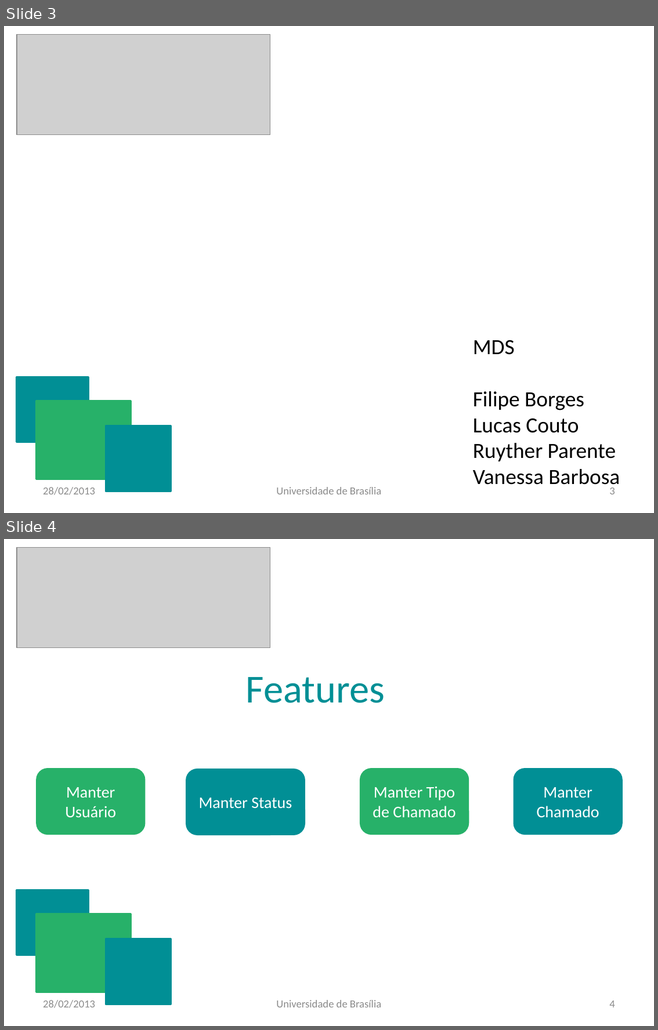
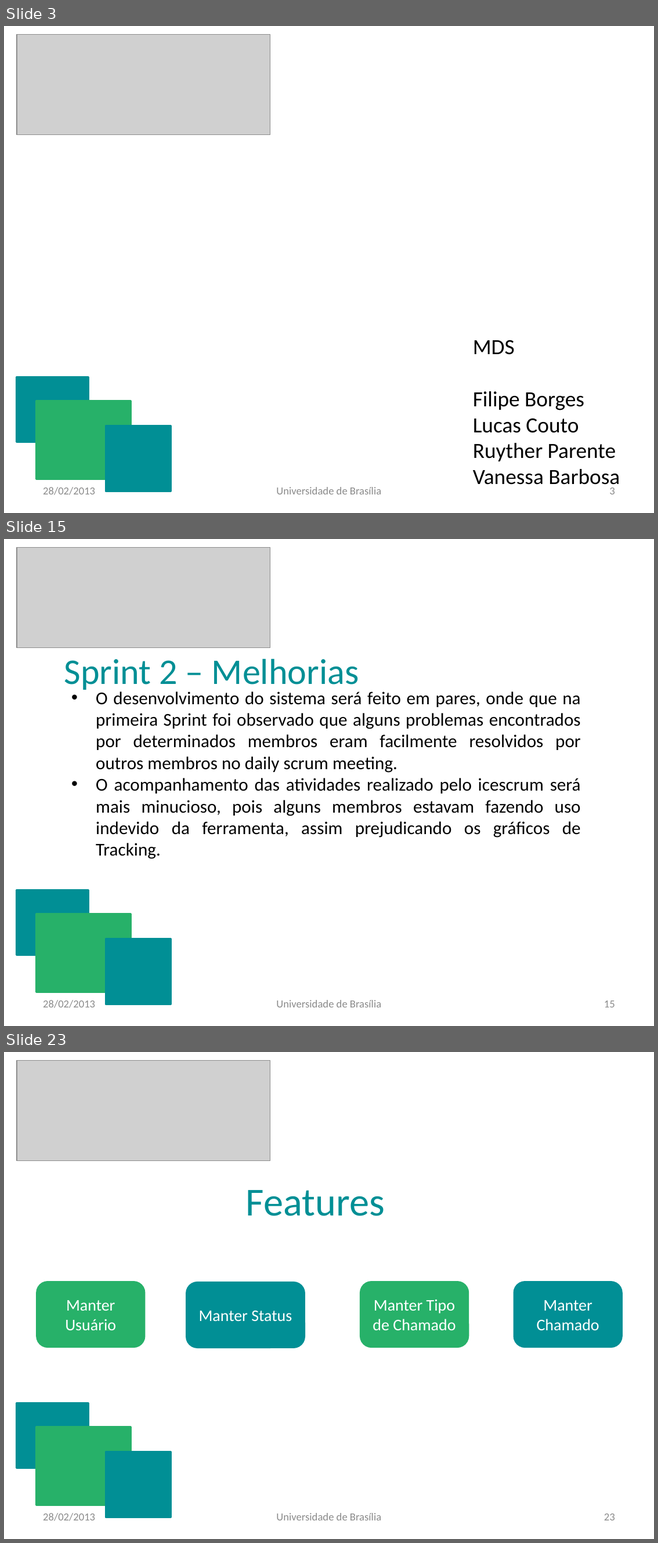
Before and after one commit to vanessabmdf/gpp_mds, a slide deck: Documentos/GPP.pptx. Shown one above the other, each under a label of ours: slides 3 and 4 before the commit, slides 3, 15 and 23 after it; the slides between them are not shown. The pictures are 658x1030 and 658x1543 pixels, drawn with LibreOffice and Linux fonts; fonts in the diff are those of the drawing; grey boxes stand for pictures. Boxes give left, top, right and bottom in pixels: in the first picture for what was removed or moved away, otherwise in the second. Text is boxed around its words. In the diff, an @@ line names an element or a change of style, - is before the commit and + after.

```diff
--- a/Documentos/GPP.pptx
+++ b/Documentos/GPP.pptx
@@ slide 15 added at bbox=[4, 539, 654, 1026], background #FFFFFF @@
@@ picture added at bbox=[17, 548, 270, 648] @@
@@ text added at bbox=[64, 658, 359, 693], 40 pt, text #018F95 @@
+Sprint 2 – Melhorias
@@ text added at bbox=[96, 692, 581, 859], 20 pt, text #000000 @@
+• O desenvolvimento do sistema será feito em pares, onde que na primeira Sprint foi observado que alguns problemas encontrados por determinados membros eram facilmente resolvidos por outros membros no daily scrum meeting.
+• O acompanhamento das atividades realizado pelo icescrum será mais minucioso, pois alguns membros estavam fazendo uso indevido da ferramenta, assim prejudicando os gráficos de Tracking.
@@ rectangle added at bbox=[16, 890, 89, 955], fill #018F95, outline #018F95 2 pt @@
@@ rectangle added at bbox=[36, 914, 130, 992], fill #27B169, outline #27B169 2 pt @@
@@ rectangle added at bbox=[106, 939, 170, 1004], fill #018F95, outline #018F95 2 pt @@
@@ text added at bbox=[43, 1000, 95, 1008], 12 pt, text #8C8C8C @@
+28/02/2013
@@ text added at bbox=[276, 1000, 381, 1008], 12 pt, text #8C8C8C @@
+Universidade de Brasília
@@ page number added at bbox=[604, 1001, 615, 1008], 12 pt, text #8C8C8C @@
+15
@@ what was slide 4 is now slide 23 @@
@@ page number at bbox=[604, 1514, 615, 1521]: text changed @@
-4
+23
```
Also in this commit, not shown: 1 slide changed, 18 other slides added.
